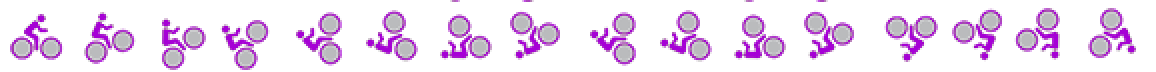
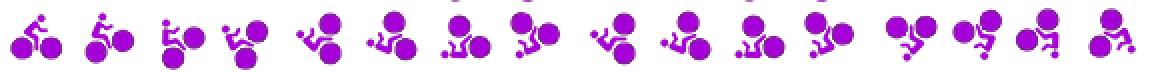
Layered file, before and after one edit (1156×72). Changes by layer:
painted on "Layer 6" over [12, 10, 1122, 68]
